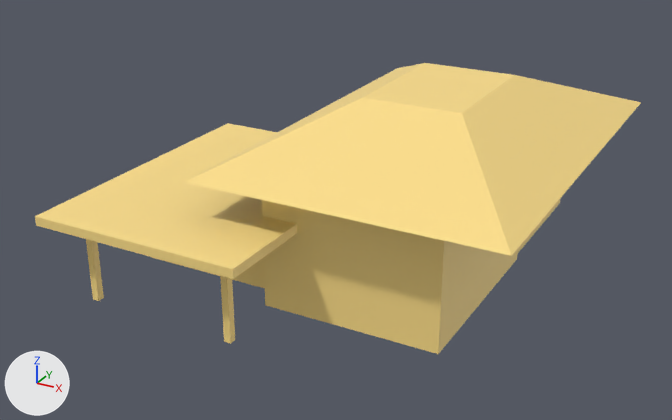
The glTF model models/GuardHouseNav.glb as it was, and as the next commit left it.
Camera for both pictures: a 50 mm lens placed at (9.16, -19.24, 11.93), pointed at (-2.29, 1.57, 1.53). Every picture has the same lights, and +X, +Y and +Z are marked at lower left. The first picture is the older version. Where no turn or scale is listed for an object, it has been applied to the vertices.
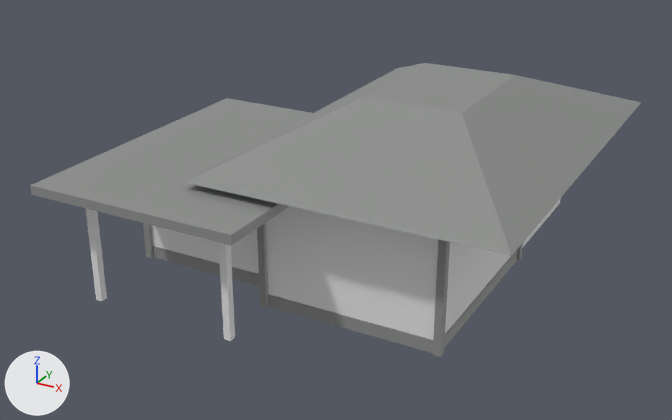
What differs and where, as boxes [x1, y1, x2, y2] in the pictures (672 x 420 px):
'Cube.001', recoloured (yellow to grey): [184, 63, 641, 256] in both
'Cube.006', recoloured, moved: before [35, 123, 297, 279]; after [30, 98, 313, 245]
'Cube', recoloured (yellow to white): [267, 206, 511, 340] in both
'Cube.005', recoloured: [245, 262, 259, 274] in both
'Main gray wall base', added: after [268, 294, 433, 353]
'Main gray column.002', added: after [433, 239, 450, 357]
'Cube.007', recoloured, moved, rescaled: before [86, 239, 104, 301]; after [85, 208, 107, 301]
'Cube.008', recoloured (yellow to white): [220, 276, 235, 341] in both
'Side gray wall base', added: after [152, 246, 259, 286]
'Main gray wall base.003', added: after [444, 250, 518, 348]
'Main gray column', added: after [257, 223, 268, 308]
'Side gray column', added: after [143, 223, 153, 258]
'Main gray column.003', added (mostly hidden): after [517, 243, 523, 261]

What the commit changed:
Material 'Building neutral gray 8e908e' (mat_building_neutral_gray_8e908e) is new.
Its base color is (0.27, 0.279, 0.27) (grey #8e908e).
me_cube_001 has 8 vertices, 12 faces and spans x -2.42..2.42, y -2.84..2.84, z -1.84..1.84.
me_cube_001 no longer uses material mat_material_005 (yellow #ffe08a).
me_cube_002 has 8 vertices, 12 faces and spans x -4.1..4.1, y -5.95..5.95, z -0.73..0.73.
me_cube_002 no longer uses material mat_material_004 (yellow #ffe08a).
me_cube_002 gains material mat_building_neutral_gray_8e908e (grey #8e908e).
me_cube_006 has 8 vertices, 12 faces and spans x -2.17..2.17, y -2.16..2.16, z -1.16..1.16.
me_cube_006 no longer uses material mat_material_009 (yellow #ffe08a).
me_cube_007 has 8 vertices, 12 faces and spans x -2.91..3.01, y -4.15..4.15, z -0.2..0.05.
me_cube_007 no longer uses material mat_material_003 (yellow #ffe08a).
me_cube_007 gains material mat_building_neutral_gray_8e908e (grey #8e908e).
me_cube_008 has 8 vertices, 12 faces and spans x -0.1..0.1, y -0.1..0.1, z -1.26..1.26.
me_cube_008 no longer uses material mat_material_002 (yellow #ffe08a).
me_cube_009 has 8 vertices, 12 faces and spans x -0.1..0.1, y -0.1..0.1, z -1.26..1.26.
me_cube_009 no longer uses material mat_material_001 (yellow #ffe08a).
Mesh me_side_gray_wall_base is new.
It is a box spanning x -6.96..-2.63, y -0.9..-0.85, z 0.04..0.39.
It uses material mat_building_neutral_gray_8e908e (grey #8e908e).
Mesh me_side_gray_column is new.
It is a box spanning x -7.06..-6.86, y -0.98..-0.78, z 0.04..3.16.
It uses material mat_building_neutral_gray_8e908e (grey #8e908e).
Mesh me_main_gray_wall_base_003 is new.
It is a box spanning x 2.2..2.25, y -1.63..4.05, z 0.0..0.35.
It uses material mat_building_neutral_gray_8e908e (grey #8e908e).
Mesh me_main_gray_wall_base is new.
It is a box spanning x -2.61..2.23, y -1.65..-1.61, z 0.0..0.35.
It uses material mat_building_neutral_gray_8e908e (grey #8e908e).
Mesh me_main_gray_column_003 is new.
It is a box spanning x 2.13..2.33, y 3.95..4.15, z 0.0..3.69.
It uses material mat_building_neutral_gray_8e908e (grey #8e908e).
Mesh me_main_gray_column_002 is new.
It is a box spanning x 2.13..2.33, y -1.73..-1.53, z 0.0..3.69.
It uses material mat_building_neutral_gray_8e908e (grey #8e908e).
Mesh me_main_gray_column is new.
It is a box spanning x -2.71..-2.51, y -1.73..-1.53, z 0.0..3.69.
It uses material mat_building_neutral_gray_8e908e (grey #8e908e).
Object 'Cube.006' (ob_cube_006) moves from (-4.61, -0.22, 2.48) to (-4.61, -0.22, 3.31).
Object 'Cube.007' (ob_cube_007) moves from (-6.62, -3.44, 1.26) to (-6.57, -3.39, 1.54).
Object 'Cube.007' (ob_cube_007) is rescaled from (1.0, 1.0, 1.0) to (1.0, 1.0, 1.24).
Object 'Side gray wall base' (ob_side_gray_wall_base) is new; it shows me_side_gray_wall_base.
Its location is (0.0, 0.0, 0.0).
Object 'Side gray column' (ob_side_gray_column) is new; it shows me_side_gray_column.
Its location is (0.0, 0.0, 0.0).
Object 'Main gray wall base.003' (ob_main_gray_wall_base_003) is new; it shows me_main_gray_wall_base_003.
Its location is (0.0, 0.0, 0.0).
Object 'Main gray wall base' (ob_main_gray_wall_base) is new; it shows me_main_gray_wall_base.
Its location is (0.0, 0.0, 0.0).
Object 'Main gray column.003' (ob_main_gray_column_003) is new; it shows me_main_gray_column_003.
Its location is (0.0, 0.0, 0.0).
Object 'Main gray column.002' (ob_main_gray_column_002) is new; it shows me_main_gray_column_002.
Its location is (0.0, 0.0, 0.0).
Object 'Main gray column' (ob_main_gray_column) is new; it shows me_main_gray_column.
Its location is (0.0, 0.0, 0.0).
